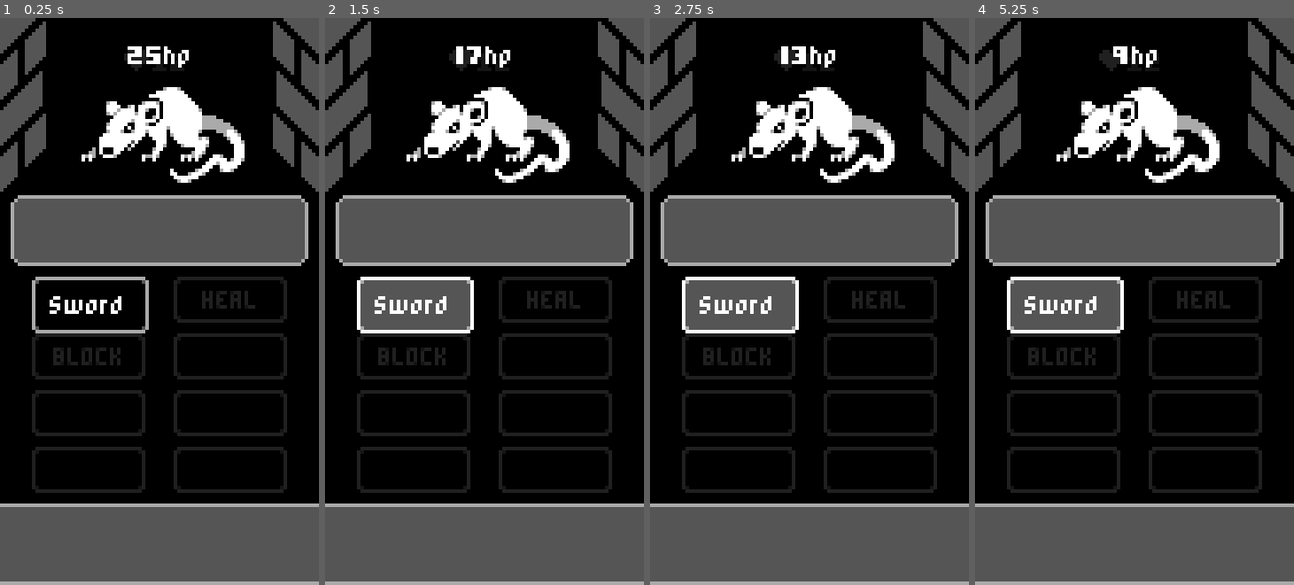
Above: before the commit, frames 1-4 (left to right).
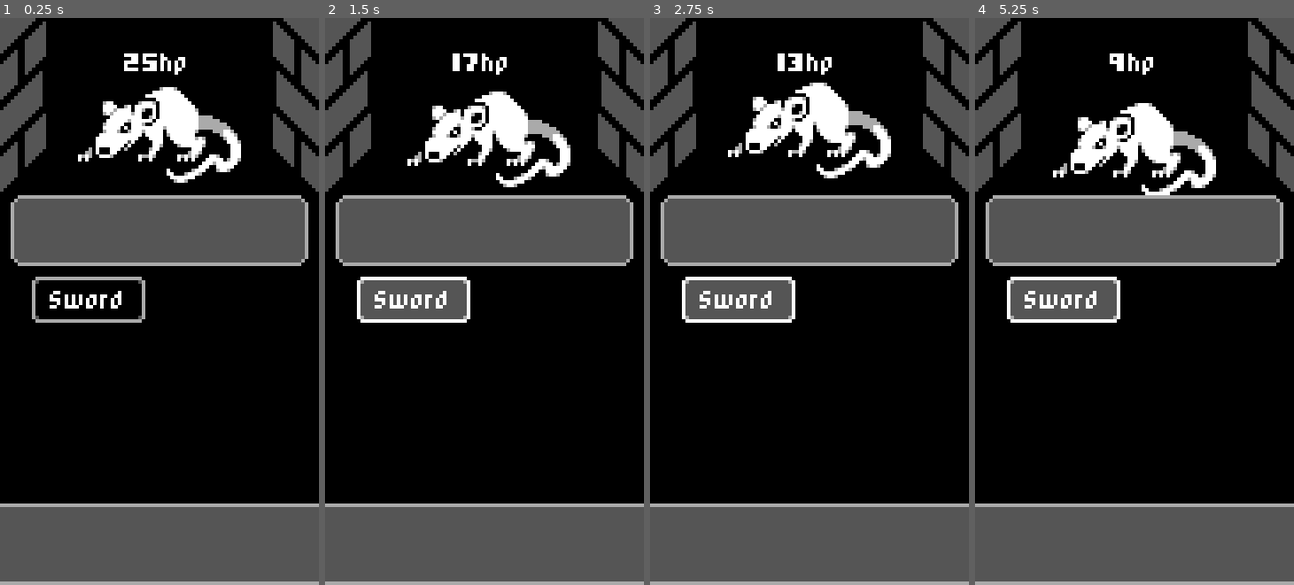
Above: after the commit, the same moments.

Repository: Bbubbee/CardPG
Game: Godot game, scene res://Scenes/battle.tscn
Same seed, same stepped clock (60 frames per second), same inputs: the game is played once before the commit and once after it.
Inputs:
- Up to frame 1 (0.25 s): no input
- Up to frame 2 (1.5 s): click "Sword" at 0.5 s; click "Sword" at 1.25 s
- Up to frame 3 (2.75 s): click "Sword" at 2 s
- Up to frame 4 (5.25 s): tap Enter at 4.25 s

The runs differ from the first frame. In frame 1, 7.8% of the frame differs, in the area x 10-90%, y 5-84%; in frame 2, 8.5%; in frame 3, 8.8%; in frame 4, 10%.

Commit message:
add enemy animation and logic

Diff:
--- a/Scenes/battle.tscn
+++ b/Scenes/battle.tscn
@@ -1,10 +1,9 @@
-[gd_scene load_steps=6 format=3 uid="uid://cy2ytcema5j74"]
+[gd_scene load_steps=5 format=3 uid="uid://cy2ytcema5j74"]
 
 [ext_resource type="Script" path="res://Scripts/battle.gd" id="1_amr2d"]
 [ext_resource type="Texture2D" uid="uid://dmdkxoucmmf5r" path="res://Assets/Images/Mobile RPG Mockup.png" id="1_ikiff"]
 [ext_resource type="Texture2D" uid="uid://dwkqq0vvjc80s" path="res://Assets/Images/Dungeon.png" id="1_ishl0"]
-[ext_resource type="Texture2D" uid="uid://ypc0hl0s73cm" path="res://Assets/Images/Rat.png" id="3_k1pqd"]
-[ext_resource type="Script" path="res://Scripts/Enemy.gd" id="4_0vgi0"]
+[ext_resource type="PackedScene" uid="uid://dim4havfaaoc0" path="res://Scenes/enemy.tscn" id="4_golvm"]
 
 [node name="Battle" type="Node"]
 script = ExtResource("1_amr2d")
@@ -14,26 +13,14 @@
 texture = ExtResource("1_ishl0")
 
 [node name="MobileRpgMockup" type="Sprite2D" parent="."]
+visible = false
 modulate = Color(1, 1, 1, 0.12549)
 position = Vector2(45, 80)
 texture = ExtResource("1_ikiff")
+metadata/_edit_lock_ = true
 
-[node name="Enemy" type="Node2D" parent="."]
-position = Vector2(46, 33)
-script = ExtResource("4_0vgi0")
-
-[node name="Sprite" type="Sprite2D" parent="Enemy"]
-texture = ExtResource("3_k1pqd")
-
-[node name="Label" type="Label" parent="Enemy"]
-offset_left = -20.0
-offset_top = -35.0
-offset_right = 20.0
-offset_bottom = -9.0
-text = "25hp
-"
-horizontal_alignment = 1
-vertical_alignment = 1
+[node name="Enemy" parent="." instance=ExtResource("4_golvm")]
+position = Vector2(45, 33)
 
 [node name="UI" type="Control" parent="."]
 layout_mode = 3
@@ -42,6 +29,7 @@
 anchor_bottom = 1.0
 grow_horizontal = 2
 grow_vertical = 2
+metadata/_edit_lock_ = true
 
 [node name="StatsPanel" type="Panel" parent="UI"]
 layout_mode = 0
@@ -54,8 +42,8 @@
 layout_mode = 0
 offset_left = 9.0
 offset_top = 73.0
-offset_right = 42.0
-offset_bottom = 89.0
+offset_right = 41.0
+offset_bottom = 86.0
 text = "Sword
 "
 
@@ -66,4 +54,5 @@
 offset_right = 92.0
 offset_bottom = 160.0
 
+[connection signal="died" from="Enemy" to="." method="_on_enemy_died"]
 [connection signal="pressed" from="UI/SwordButton" to="." method="_on_sword_button_pressed"]
--- /dev/null
+++ b/Scenes/enemy.tscn
@@ -0,0 +1,80 @@
+[gd_scene load_steps=7 format=3 uid="uid://dim4havfaaoc0"]
+
+[ext_resource type="Script" path="res://Scripts/Enemy.gd" id="1_qwbgn"]
+[ext_resource type="Texture2D" uid="uid://ypc0hl0s73cm" path="res://Assets/Images/Rat.png" id="2_y78ws"]
+
+[sub_resource type="Animation" id="Animation_yyqpm"]
+resource_name = "Shake"
+length = 0.2
+step = 0.05
+tracks/0/type = "value"
+tracks/0/imported = false
+tracks/0/enabled = true
+tracks/0/path = NodePath("Sprite:position")
+tracks/0/interp = 1
+tracks/0/loop_wrap = true
+tracks/0/keys = {
+"times": PackedFloat32Array(0, 0.05, 0.1, 0.15, 0.2),
+"transitions": PackedFloat32Array(1, 1, 1, 1, 1),
+"update": 0,
+"values": [Vector2(0, 0), Vector2(-2, 2), Vector2(-2, -2), Vector2(2, 2), Vector2(0, 0)]
+}
+
+[sub_resource type="Animation" id="Animation_edudm"]
+length = 0.001
+tracks/0/type = "value"
+tracks/0/imported = false
+tracks/0/enabled = true
+tracks/0/path = NodePath("Sprite:position")
+tracks/0/interp = 1
+tracks/0/loop_wrap = true
+tracks/0/keys = {
+"times": PackedFloat32Array(0),
+"transitions": PackedFloat32Array(1),
+"update": 0,
+"values": [Vector2(0, 0)]
+}
+
+[sub_resource type="Animation" id="Animation_o417c"]
+resource_name = "Attack"
+length = 0.8
+tracks/0/type = "value"
+tracks/0/imported = false
+tracks/0/enabled = true
+tracks/0/path = NodePath("Sprite:position")
+tracks/0/interp = 1
+tracks/0/loop_wrap = true
+tracks/0/keys = {
+"times": PackedFloat32Array(0, 0.3, 0.4, 0.8),
+"transitions": PackedFloat32Array(1, 1, 1, 1),
+"update": 0,
+"values": [Vector2(0, 0), Vector2(0, -2), Vector2(0, 5), Vector2(0, 0)]
+}
+
+[sub_resource type="AnimationLibrary" id="AnimationLibrary_qcbya"]
+_data = {
+"Attack": SubResource("Animation_o417c"),
+"RESET": SubResource("Animation_edudm"),
+"Shake": SubResource("Animation_yyqpm")
+}
+
+[node name="Enemy" type="Node2D"]
+script = ExtResource("1_qwbgn")
+
+[node name="Sprite" type="Sprite2D" parent="."]
+texture = ExtResource("2_y78ws")
+
+[node name="Label" type="Label" parent="."]
+offset_left = -11.0
+offset_top = -25.0
+offset_right = 11.0
+offset_bottom = -16.0
+text = "25hp
+"
+horizontal_alignment = 1
+vertical_alignment = 1
+
+[node name="AnimationPlayer" type="AnimationPlayer" parent="."]
+libraries = {
+"": SubResource("AnimationLibrary_qcbya")
+}
--- a/Scripts/Enemy.gd
+++ b/Scripts/Enemy.gd
@@ -1,8 +1,22 @@
 extends Node2D
 
+signal died
+
+@onready var hp_label = $Label
+@onready var animation_player = $AnimationPlayer
+
 var hp = 25:
-	set = SetHp  # Called whenever it's set.
+	set = SetHp
 
 func SetHp(new_hp):
 	hp = new_hp
-	$Label.text = str(hp) + "hp"
+	hp_label.text = str(hp) + "hp"
+
+	if hp <= 0:
+		emit_signal("died")
+		queue_free()
+	else:
+		animation_player.play("Shake")
+		await animation_player.animation_finished
+		await get_tree().create_timer(0.25).timeout
+		animation_player.play("Attack")
--- a/Scripts/battle.gd
+++ b/Scripts/battle.gd
@@ -1,6 +1,12 @@
 extends Node
 
+@onready var enemy = $Enemy
+@onready var sword_button = $UI/SwordButton
+
 func _on_sword_button_pressed():
-	print("attack!")
+	if enemy != null:
+		enemy.hp -= 4
 
-	$Enemy.hp -= 4
+func _on_enemy_died():
+	sword_button.disabled = true
+	enemy = null
